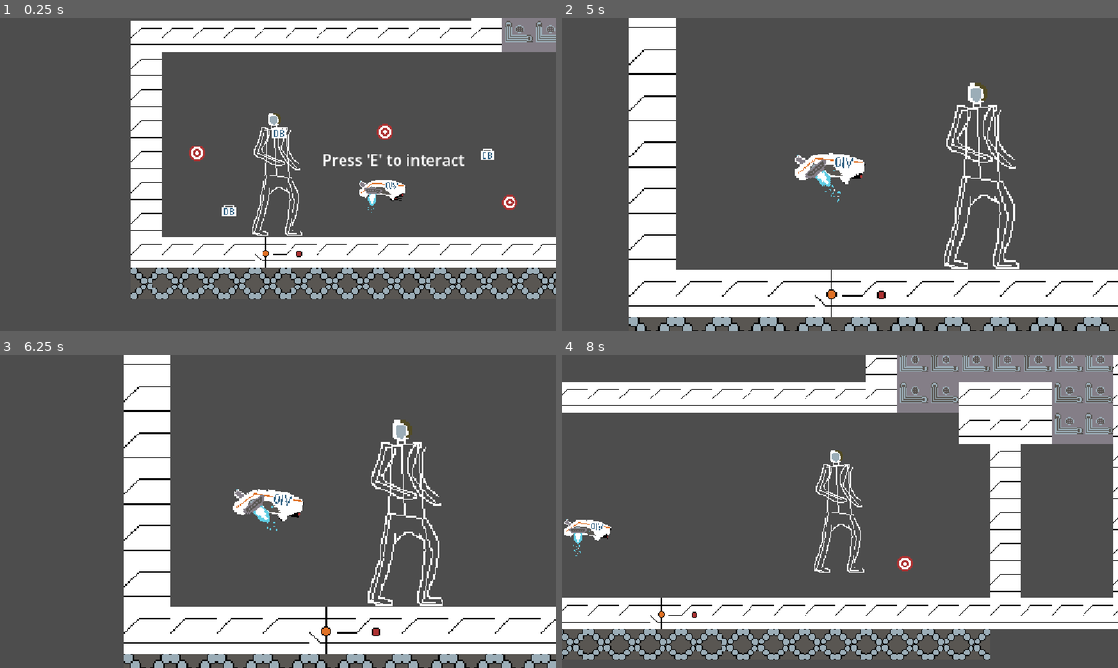
Above: before the commit, frames 1-4 (two rows, left to right).
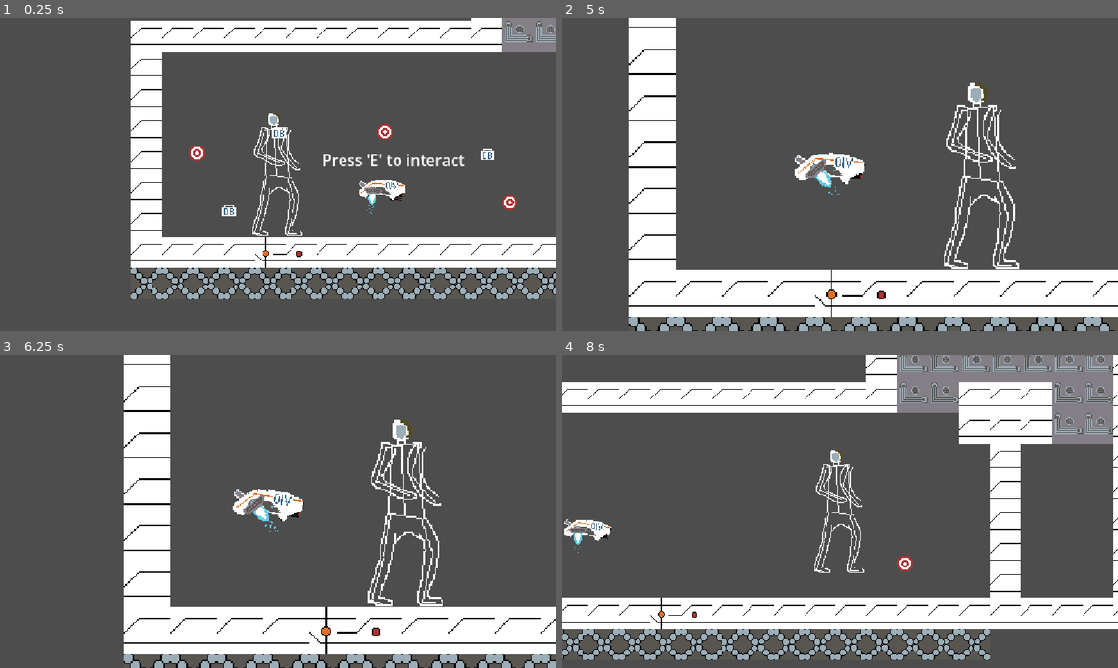
Above: after the commit, the same moments.

Repository: SysadmnIvy27/Final_game_dev
Game: Godot game, scene res://main/main.tscn
The game is run twice, just before and just after one commit, with the same random seed, the same clock (stepped at 60 frames per second) and the same inputs.
Inputs (mouse positions are in pixels of both pictures, inside the frame that each line leads up to):
- Up to frame 1 (0.25 s): no input
- Up to frame 2 (5 s): tap E (interact) at 0.5, 1.35, 3.6 s; move the mouse to (962, 158) at 0.52 s; press the mouse at (962, 158) at 0.53 s; hold D (move_right) 0.53-2.03 s; tap Space (jump) at 0.77, 1.52, 3.02, 3.77, 4.52 s; move the mouse to (728, 190) at 1.27 s; release the mouse at (728, 190) at 1.28 s; move the mouse to (895, 105) at 2.02 s; hold A (move_left) 2.03-2.78 s; tap Tab (swap_drone_action) at 2.1, 4.35 s; move the mouse to (812, 237) at 2.77 s; hold D (move_right) 2.78-4.28 s; click (812, 237) at 2.85 s; move the mouse to (1006, 221) at 3.52 s; move the mouse to (673, 127) at 4.27 s; hold A (move_left) from 4.28 s (still down)
- Up to frame 3 (6.25 s): move the mouse to (305, 511) at 5.02 s; release A (move_left) at 5.03 s; press the mouse at (305, 511) at 5.03 s; hold D (move_right) 5.03-5.78 s; move the mouse to (194, 433) at 5.77 s; release the mouse at (194, 433) at 5.78 s; hold A (move_left) from 5.78 s (still down); tap E (interact) at 5.85 s; tap Space (jump) at 6.02 s
- Up to frame 4 (8 s): move the mouse to (962, 495) at 6.52 s; tap Tab (swap_drone_action) at 6.6 s; tap Space (jump) at 6.77, 7.52 s; move the mouse to (728, 527) at 7.27 s; release A (move_left) at 7.28 s; hold D (move_right) from 7.28 s (still down); click (728, 527) at 7.35 s

The runs differ from the first frame. In frame 1, less than 0.1% of the frame differs, in the area x 66-68%, y 58-63%; in frame 2, less than 0.1%, in the area x 46-51%, y 49-59%; in frame 3, less than 0.1%; in frame 4, less than 0.1%.

Commit message:
v0.1.0 Oliver WIP

Diff:
--- a/entities/items/oliver_item/oliver_item.gd
+++ b/entities/items/oliver_item/oliver_item.gd
@@ -1,4 +1,3 @@
-#extends Area2D
 extends CharacterBody2D
 
 var owner_entity : Node
--- a/entities/items/oliver_item/oliver_item.tscn
+++ b/entities/items/oliver_item/oliver_item.tscn
@@ -148,8 +148,7 @@
 sprite_frames = SubResource("SpriteFrames_mcl3r")
 animation = &"idle"
 autoplay = "idle"
-frame = 4
-frame_progress = 0.53537154
+frame_progress = 0.11839832
 
 [node name="turret_pivot" type="Node2D" parent="." unique_id=1018928028]
 position = Vector2(4, 4)
Not shown: 1 places in entities/items/oliver_item/oliver_item.tscn that only renumber resources
